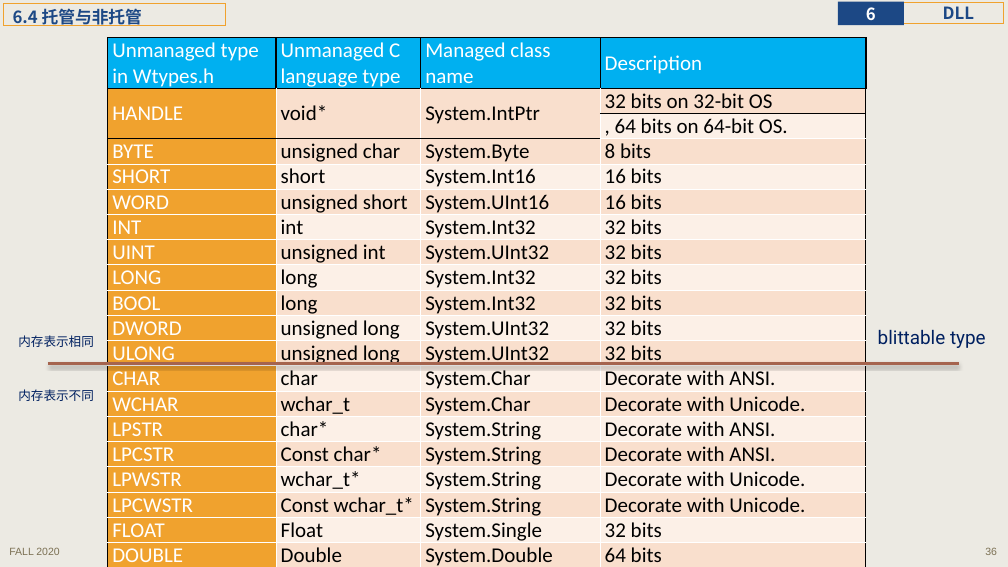
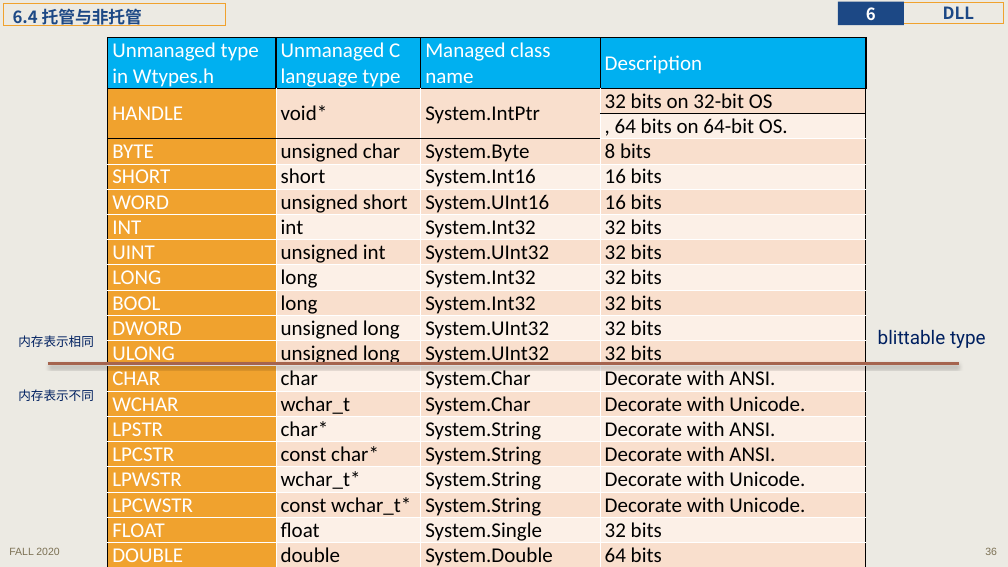
Before and after one commit to principleWindows/win-principle-2020, a slide deck: slide 36 of slides/instruction/principleWindows_6.pptx. Drawn at 1008x567 pixels with LibreOffice and Linux fonts; fonts in the diff are those of the drawing. Boxes give left, top, right and bottom in pixels: in the first picture for what was removed or moved away, otherwise in the second. Text is boxed around its words. In the diff, an @@ line names an element or a change of style, - is before the commit and + after.

```diff
--- a/slides/instruction/principleWindows_6.pptx
+++ b/slides/instruction/principleWindows_6.pptx
@@ table at (x1=108, y1=38, x2=866, y2=567) @@
-row 16, column 2: Const char*
+row 16, column 2: const char*
-row 18, column 2: Const wchar_t*
+row 18, column 2: const wchar_t*
-row 19, column 2: Float
+row 19, column 2: float
-row 20, column 2: Double
+row 20, column 2: double
```
Also in this commit, not shown: 5 other slides changed, 2 other files.
